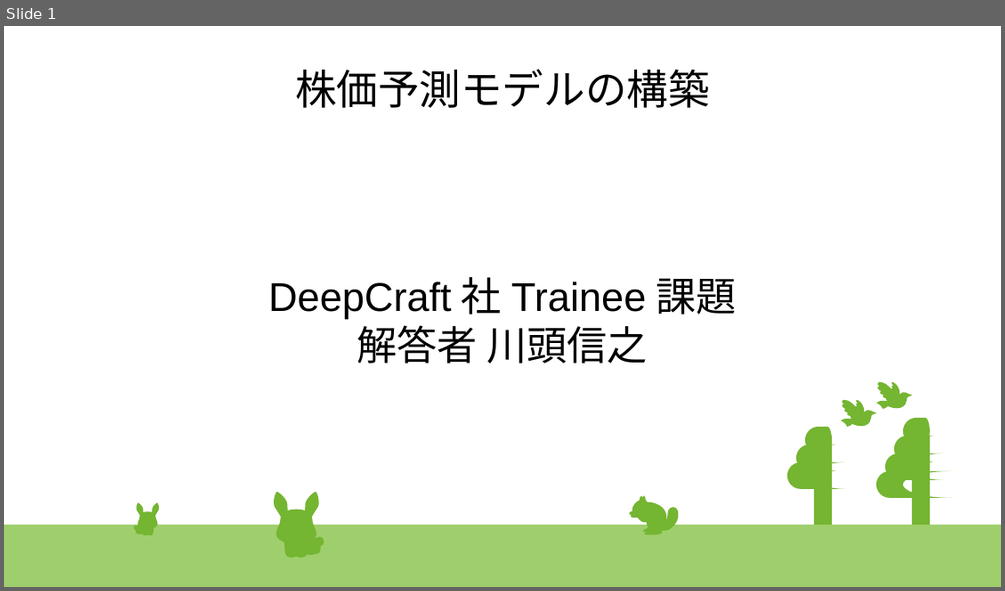
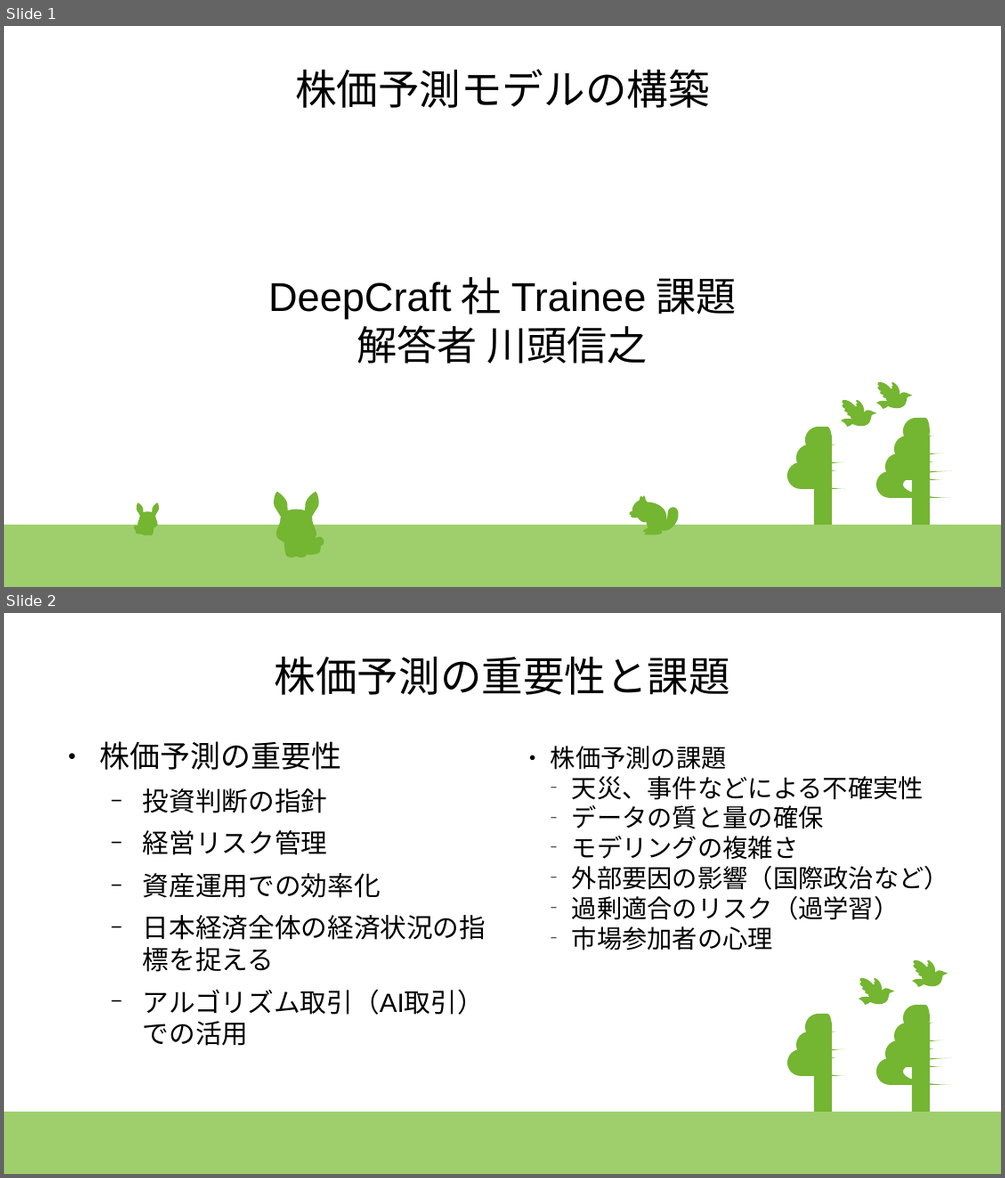
Before and after one commit to kawagashira/deepcraft, a slide deck: time_series/time_series.pptx. Shown one above the other, each under a label of ours: slide 1 before the commit, slides 1 and 2 after it. The pictures are 1005x591 and 1005x1178 pixels, drawn with LibreOffice and Linux fonts; fonts in the diff are those of the drawing. Boxes give left, top, right and bottom in pixels: in the first picture for what was removed or moved away, otherwise in the second. Text is boxed around its words. In the diff, an @@ line names an element or a change of style, - is before the commit and + after.

```diff
--- a/time_series/time_series.pptx
+++ b/time_series/time_series.pptx
@@ slide 2 added at bbox=[4, 613, 1001, 1174], background #FFFFFF; not listed: 10 template elements that a slide beside it also shows @@
@@ title added at bbox=[275, 657, 730, 695], 33 pt, text #000000 @@
+株価予測の重要性と課題
@@ text added at bbox=[100, 741, 485, 1046], 21 pt, text #000000 @@
+● 株価予測の重要性
+  − 投資判断の指針
+  − 経営リスク管理
+  − 資産運用での効率化
+  − 日本経済全体の経済状況の指標を捉える
+  − アルゴリズム取引（AI取引）での活用
@@ text added at bbox=[550, 746, 949, 950], 20 pt, text #000000 @@
+● 株価予測の課題
+  − 天災、事件などによる不確実性
+  − データの質と量の確保
+  − モデリングの複雑さ
+  − 外部要因の影響（国際政治など）
+  − 過剰適合のリスク（過学習）
+  − 市場参加者の心理
@@ group added at bbox=[912, 960, 947, 988]: 8 freeform shapes @@
@@ group added at bbox=[858, 979, 894, 1005]: 8 freeform shapes @@
```
Also in this commit, not shown: 2 other slides added, 2 slides removed.
